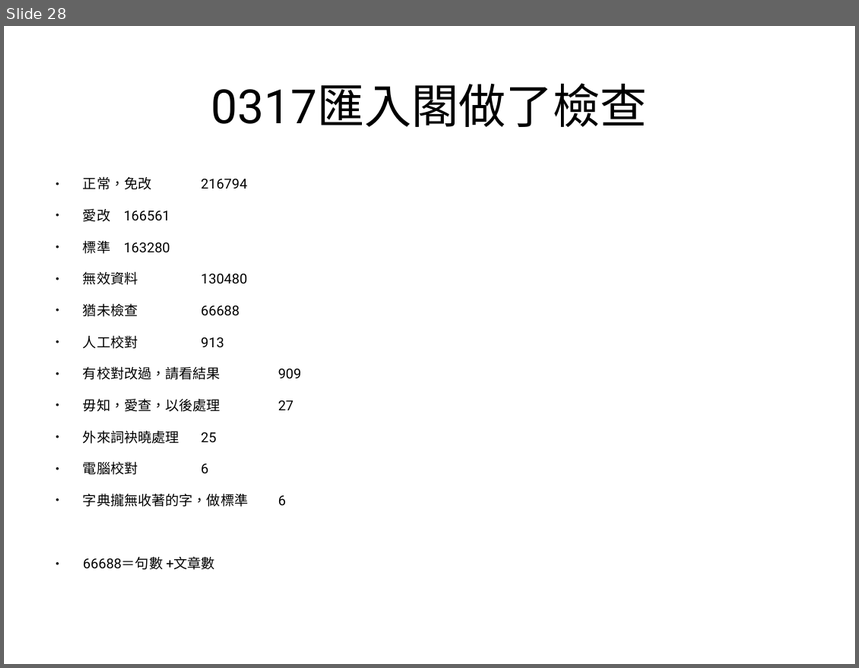
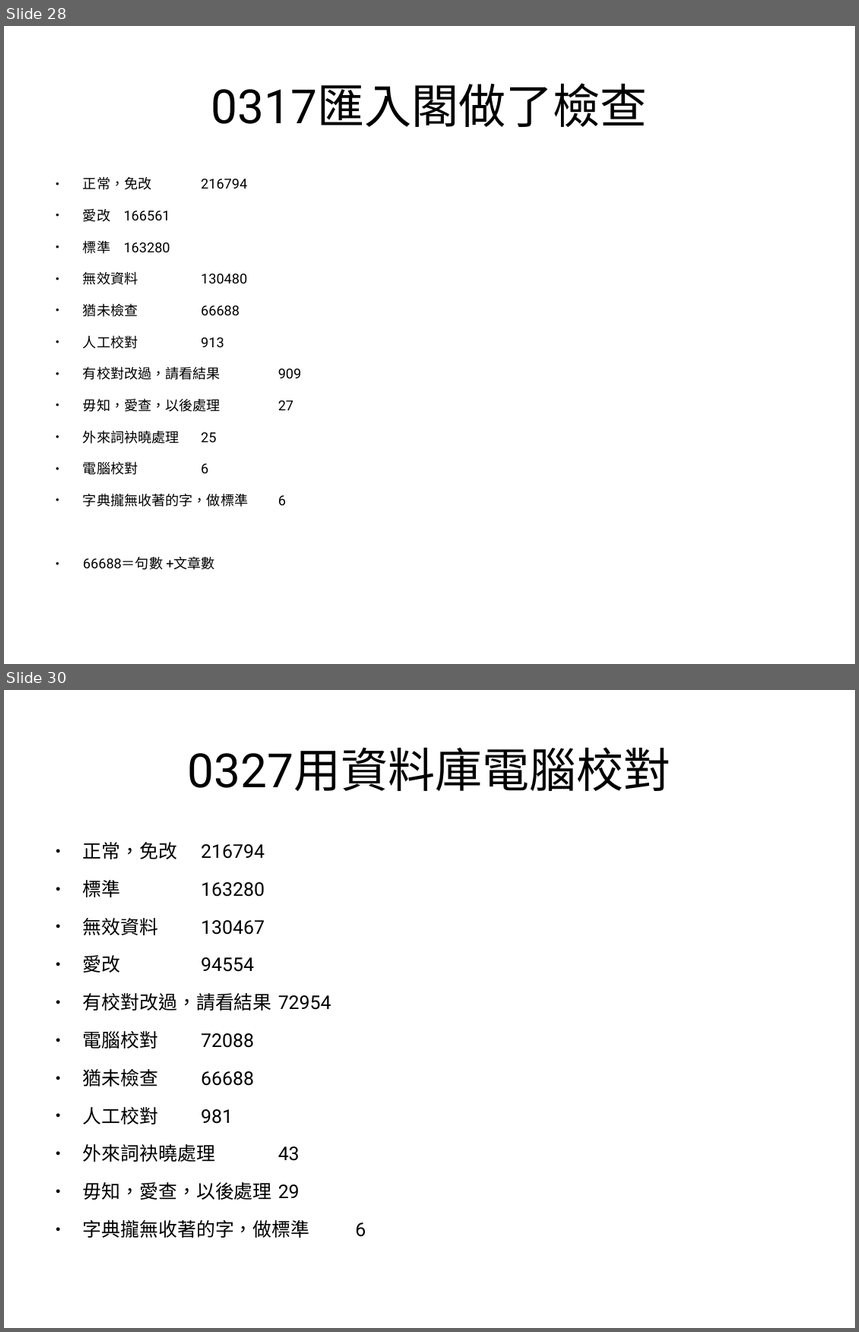
Before and after one commit to sih4sing5hong5/po3-ko3_tau5-iann2-phinn3, a slide deck: 翻譯報告.odp. Shown one above the other, each under a label of ours: slide 28 before the commit, slides 28 and 30 after it; the slides between them are not shown. The pictures are 859x668 and 859x1332 pixels, drawn with LibreOffice and Linux fonts; fonts in the diff are those of the drawing. Boxes give left, top, right and bottom in pixels: in the first picture for what was removed or moved away, otherwise in the second. Text is boxed around its words. In the diff, an @@ line names an element or a change of style, - is before the commit and + after.

Commit message:
加用資料庫校對的結果 丞宏

```diff
--- a/翻譯報告.odp
+++ b/翻譯報告.odp
@@ slide 30 added at [4,690,855,1328], background #FFFFFF @@
@@ title added at [188,747,671,791], 44 pt, text #000000 @@
+0327用資料庫電腦校對
@@ text added at [83,842,366,1238], 17.6 pt, text #000000 @@
+● 正常，免改 216794
+● 標準 163280
+● 無效資料 130467
+● 愛改 94554
+● 有校對改過，請看結果 72954
+● 電腦校對 72088
+● 猶未檢查 66688
+● 人工校對 981
+● 外來詞袂曉處理 43
+● 毋知，愛查，以後處理 29
+● 字典攏無收著的字，做標準 6
```
Also in this commit, not shown: 2 slides changed.
